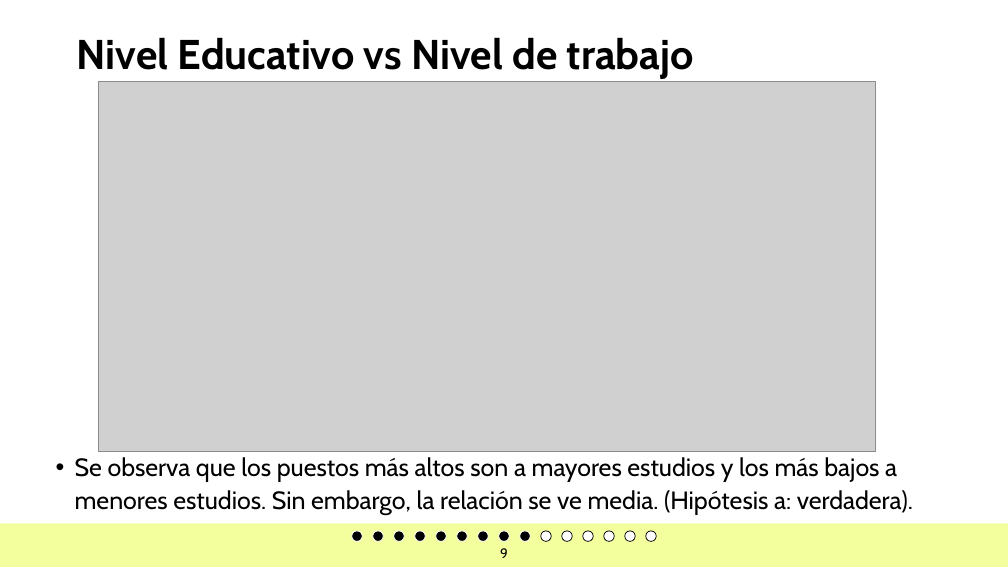
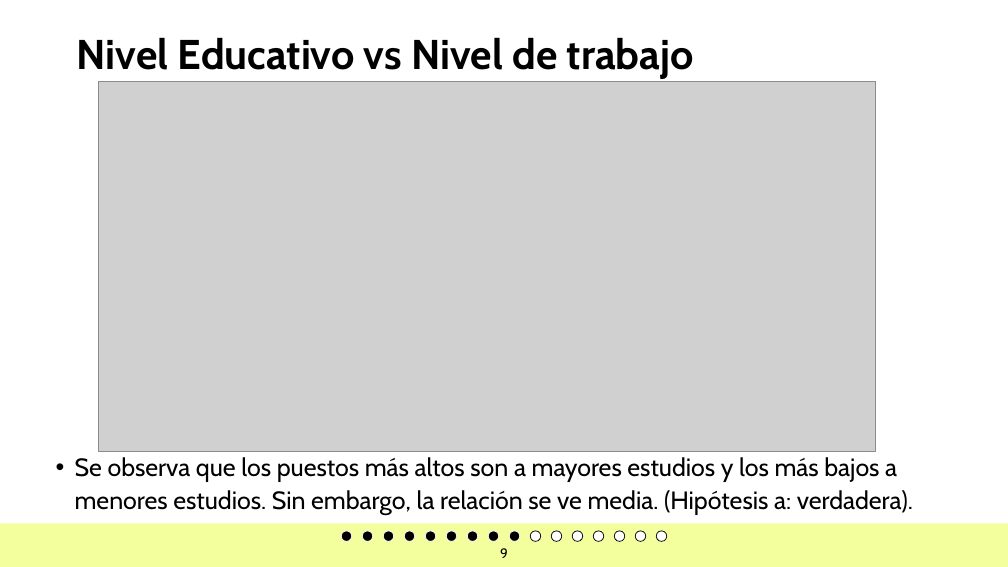
Before and after one commit to JoseChirif/Estudios-y-empleabilidad-Encuesta-kaggle, a slide deck: slide 9 of Estudios y empleabilidad.pptx. Drawn at 1008x567 pixels with LibreOffice and Linux fonts; fonts in the diff are those of the drawing; grey boxes stand for pictures; background and template pictures are left out. Boxes give left, top, right and bottom in pixels: in the first picture for what was removed or moved away, otherwise in the second. Text is boxed around its words. In the diff, an @@ line names an element or a change of style, - is before the commit and + after.

```diff
--- a/Estudios y empleabilidad.pptx
+++ b/Estudios y empleabilidad.pptx
@@ ellipse added at bbox=[341, 531, 352, 541], fill #000000, outline #FFFFFF 0.71 pt @@
@@ ellipse added at bbox=[362, 531, 373, 541], fill #000000, outline #FFFFFF 0.71 pt @@
@@ ellipse added at bbox=[383, 531, 394, 541], fill #000000, outline #FFFFFF 0.71 pt @@
@@ ellipse added at bbox=[405, 531, 415, 541], fill #000000, outline #FFFFFF 0.71 pt @@
@@ 12 ellipses: place and size @@
-12 ellipses at bbox=[352, 531, 594, 541]
+12 ellipses at bbox=[425, 531, 667, 541]
@@ fill #000000 to #FFFFFF; outline #FFFFFF 0.71 pt to #000000 0.71 pt in 4 elements at bbox=[530, 531, 541, 541], bbox=[551, 531, 562, 541], bbox=[572, 531, 583, 541], bbox=[594, 531, 604, 541] @@
@@ ellipse removed at bbox=[604, 531, 615, 541] @@
@@ ellipse removed at bbox=[625, 531, 635, 541] @@
@@ ellipse removed at bbox=[646, 531, 656, 541] @@
```
Also in this commit, not shown: 15 other slides changed, 1 slide added, 1 other file.
